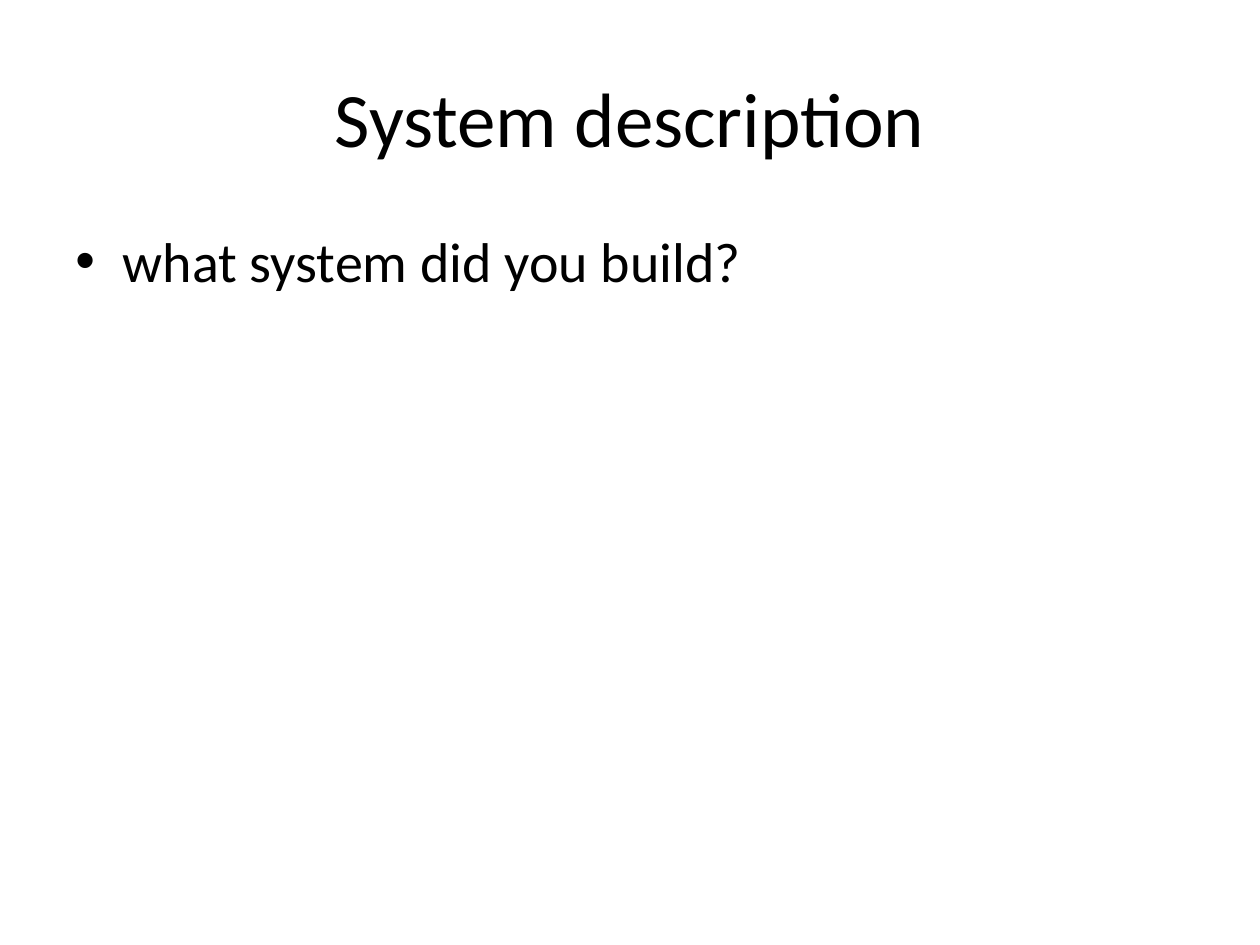
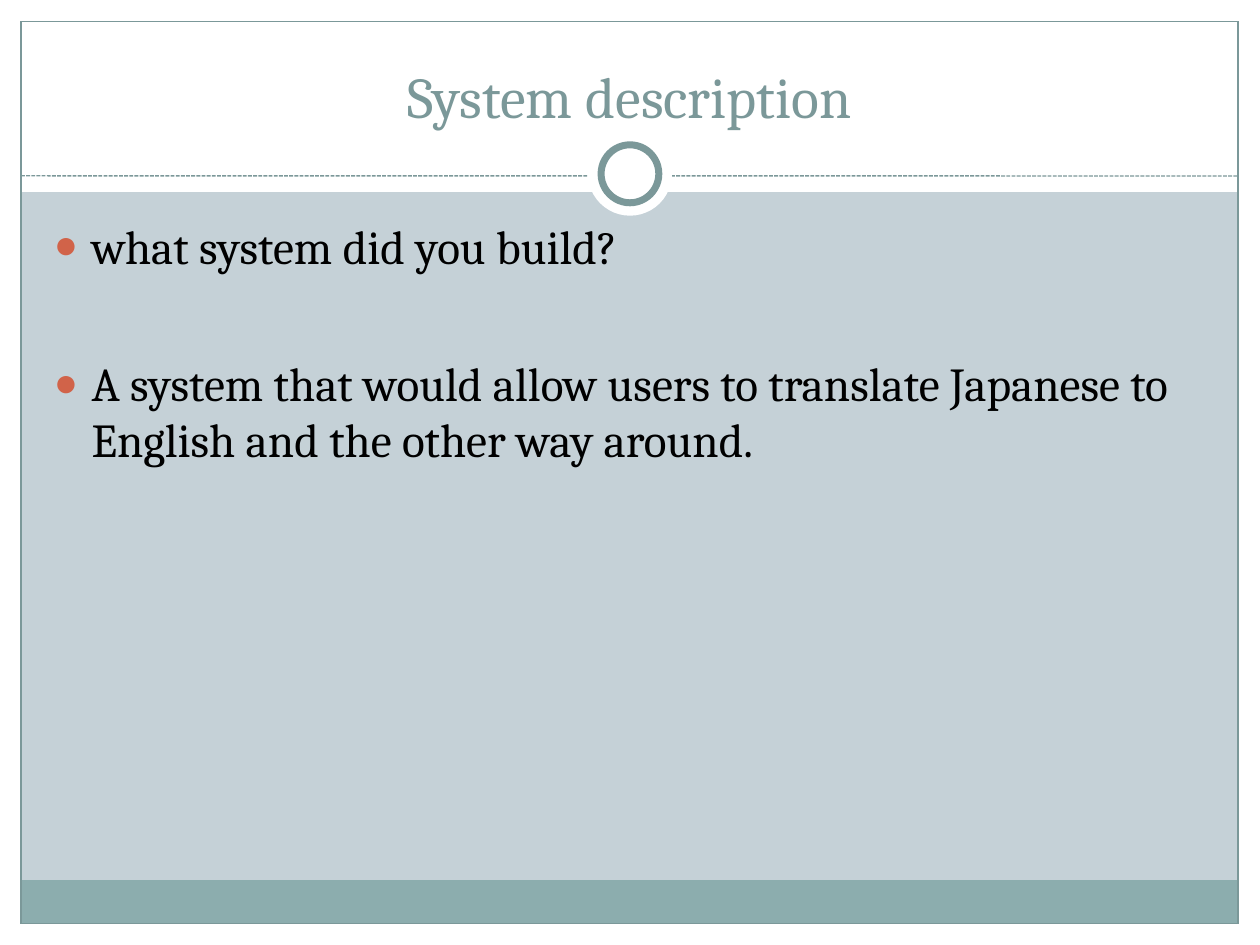
Before and after one commit to allenkvu/CSE111-project, a slide deck: slide 2 of DB_powerpoint.ppt. Drawn at 1260x945 pixels with LibreOffice and Linux fonts; fonts in the diff are those of the drawing. Boxes give left, top, right and bottom in pixels: in the first picture for what was removed or moved away, otherwise in the second. Text is boxed around its words. In the diff, an @@ line names an element or a change of style, - is before the commit and + after.

```diff
--- a/DB_powerpoint.ppt
+++ b/DB_powerpoint.ppt
@@ background #FFFFFF to #C5D1D7 @@
@@ rectangle added at [0, 0, 1260, 192], fill #FFFFFF @@
@@ rectangle added at [0, 0, 21, 945], fill #FFFFFF @@
@@ rectangle added at [21, 21, 1239, 924], outline #7B9899 0.74 pt @@
@@ rectangle added at [1239, 0, 1260, 945], fill #FFFFFF @@
@@ title "System description": place and size @@
-title "System description" at [335, 93, 925, 160]
+title "System description" at [407, 78, 852, 130]
@@ title "System description" at [407, 78, 852, 130]: size 44 to 33 pt, font Calibri to Cambria, text colour #000000 to #7B9899; vertical alignment middle to bottom @@
@@ ellipse added at [588, 132, 673, 217], fill #FFFFFF @@
@@ ellipse added at [601, 145, 659, 203], fill #FFFFFF, outline #7B9899 4 pt @@
@@ line added from (21, 176) to (1239, 176), #7B9899 0.74 pt dashed @@
@@ text "what system did you build?": place and size @@
-text "what system did you build?" at [123, 243, 741, 291]
+text "what system did you build?" at [92, 231, 1168, 467]
@@ text at [92, 231, 617, 273]: size 32 to 27 pt, font Calibri to Cambria in "what system did you build?"; bullet • to ●; less space between paragraphs; bullet colour #000000 to #D16349 @@
@@ text at [92, 368, 1168, 467]: paragraph added @@
+● A system that would allow users to translate Japanese to English and the other way around.
@@ rectangle added at [20, 881, 1237, 924], fill #8CADAE @@
@@ rectangle added at [0, 924, 1260, 945], fill #FFFFFF @@
```
Also in this commit, not shown: 5 other slides changed.
